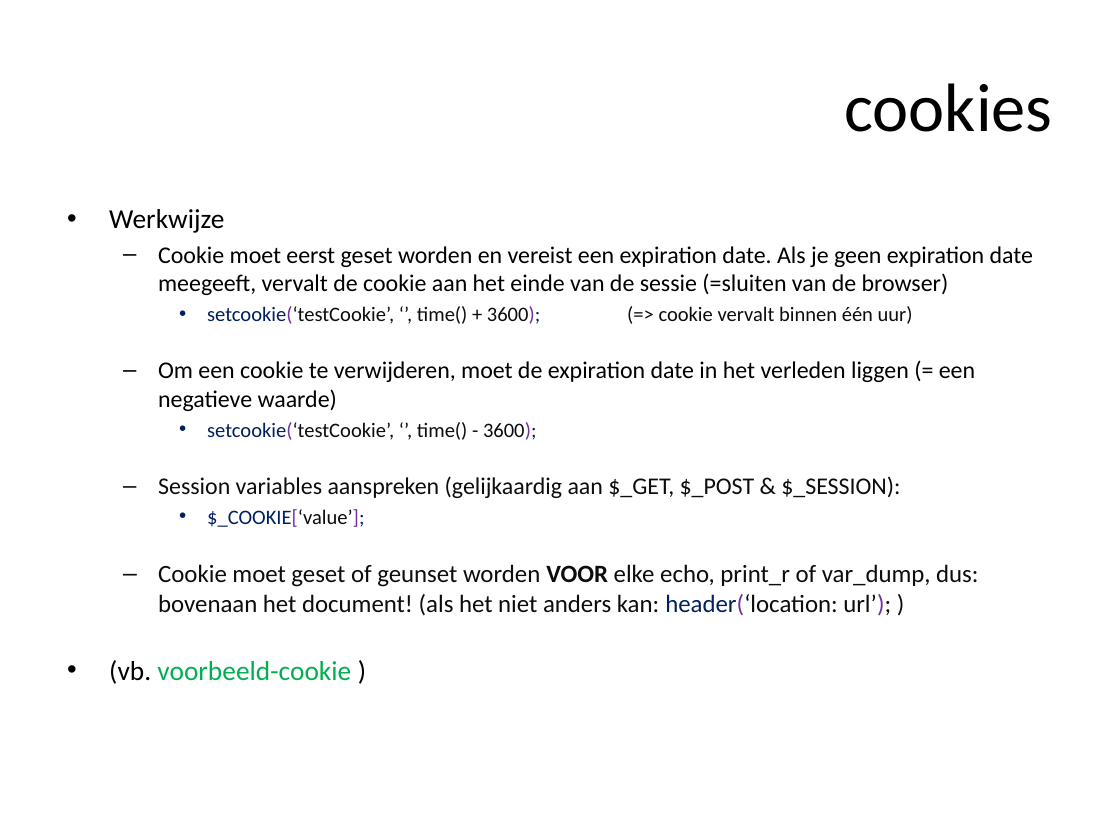
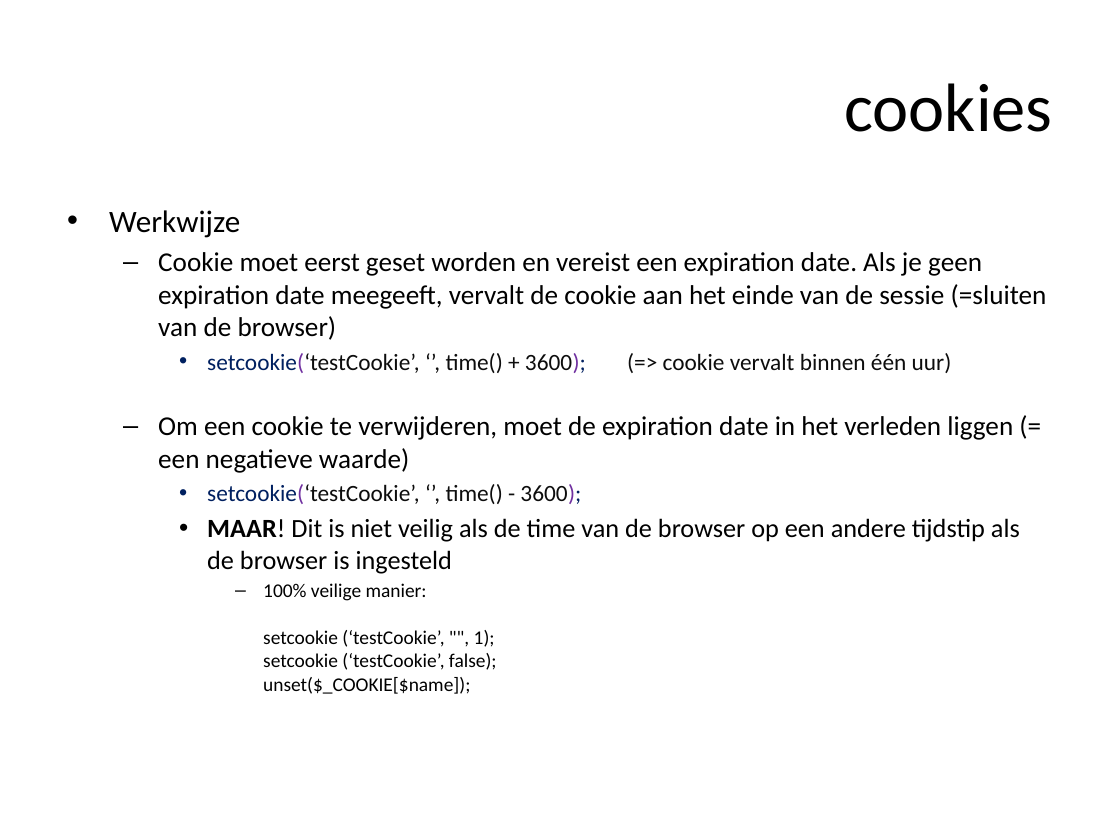
Before and after one commit to ajkea/web-backend-1, a slide deck: slide 104 of public/cursus/web-backend-cursus.pptx. Drawn at 1120x840 pixels with LibreOffice and Linux fonts; fonts in the diff are those of the drawing. Boxes give left, top, right and bottom in pixels: in the first picture for what was removed or moved away, otherwise in the second. Text is boxed around its words. In the diff, an @@ line names an element or a change of style, - is before the commit and + after.

Commit message:
add XSS voorbeeld

```diff
--- a/public/cursus/web-backend-cursus.pptx
+++ b/public/cursus/web-backend-cursus.pptx
@@ text at [109,210,1047,504]: size 17.6 to 20 pt in "Werkwijze"; size 15.4 to 17.5 pt in "Cookie moet eerst geset worden en vereist ...", "Om een cookie te verwijderen, moet de ..."; size 13.2 to 15 pt in "setcookie(‘testCookie’, ‘’, time() + 3600); (=> cookie ...", "setcookie(‘testCookie’, ‘’, time() - 3600);" @@
@@ text at [207,518,1020,694]: text changed; size 16 to 12.5 pt; text colour #0D0D0D to #000000 @@
-  – Session variables aanspreken (gelijkaardig aan $_GET, $_POST & $_SESSION):
-    • $_COOKIE[‘value’];
-  – Cookie moet geset of geunset worden VOOR elke echo, print_r of var_dump, dus: bovenaan het document! (als het niet anders kan: header(‘location: url’); )
-• (vb. voorbeeld-cookie )
+    • MAAR! Dit is niet veilig als de time van de browser op een andere tijdstip als de browser is ingesteld
+      – 100% veilige manier:
+        setcookie (‘testCookie’, "", 1);
+        setcookie (‘testCookie’, false);
+        unset($_COOKIE[$name]);
```
Also in this commit, not shown: 3 slides added, 3 other files.
